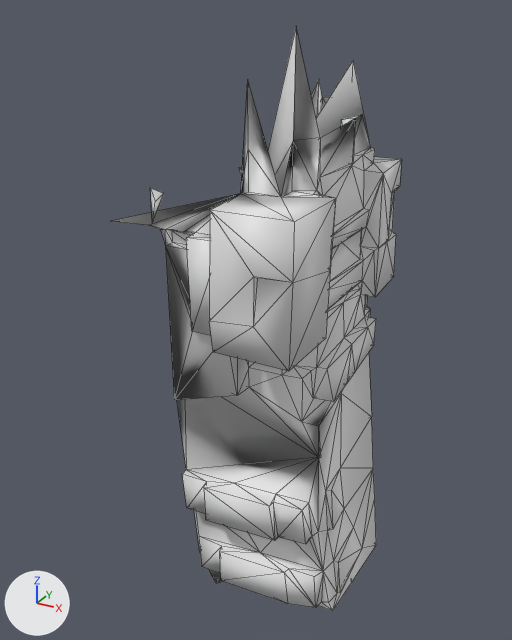
Renders of the OBJ model src/main/resources/assets/kn8/meshes/kafka/leg_right.obj from each side of a commit.
Rendered twice from a 50 mm camera at (0.386, -0.584, 1.128) aimed at (0.067, -0.005, 0.839). Lighting does not change. The marker at lower left points along +X, +Y and +Z. The picture after the commit comes second. Mesh edges are drawn as thin lines. Where no turn or scale is listed for an object, it has been applied to the vertices. Vertices at exactly the same position are counted once.

The scene before the commit, as lines of its bpy script (objects in view):
```python
me_leg_right = bpy.data.meshes.new('leg_right')
me_leg_right.from_pydata(...)  # 353 vertices, 697 faces; spans x -0.058..0.196, y -0.149..0.102, z 0.482..1.117
ob_leg_right = bpy.data.objects.new('leg_right', me_leg_right)
ob_leg_right.location = (0.0, 0.0, 0.0)
```
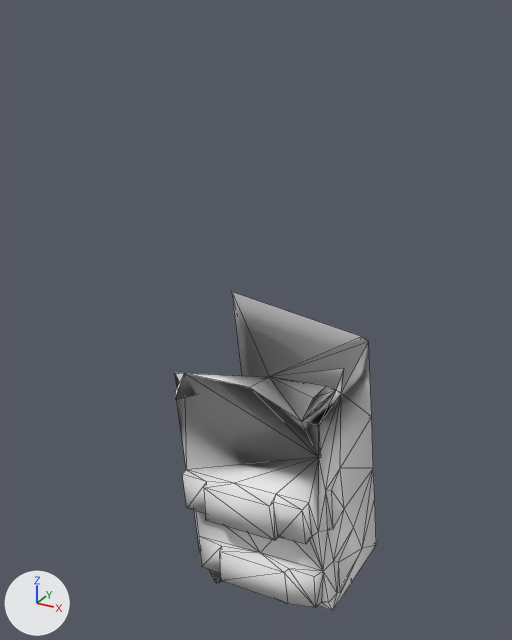
Boxes (x1, y1, x2, y2) around the edits, measured in the pictures (512 x 640 px):
'leg_right', reshaped (30% narrower, 45% shorter): before (113, 27, 402, 611); after (175, 292, 376, 611)
part 1 of me_leg_right, deleted: before (150, 188, 164, 223)
part 2 of me_leg_right, cut back: before (113, 27, 402, 422); after (175, 292, 368, 422)

Edits to the bpy script that builds the scene:
```text
Change me_leg_right:
    used by ob_leg_right; location = (0.0, 0.0, 0.0)
    remove me_leg_right.from_pydata(...)  # 353 vertices, 697 faces; spans x -0.058..0.196, y -0.149..0.102, z 0.482..1.117
    add me_leg_right.from_pydata(...)  # 116 vertices, 228 faces; spans x 0.001..0.196, y -0.106..0.069, z 0.482..0.835
    me_leg_right part 1: the loose piece of 4 vertices spanning x 0.033..0.048, y -0.125..-0.122, z 0.964..0.994 is deleted
    me_leg_right part 2
    234 vertices are removed from x -0.058..0.178, y -0.149..0.102, z 0.802..1.117
    481 faces are deleted
    1 vertex is added at (0.096, -0.03, 0.792)
    16 new faces join them
```
